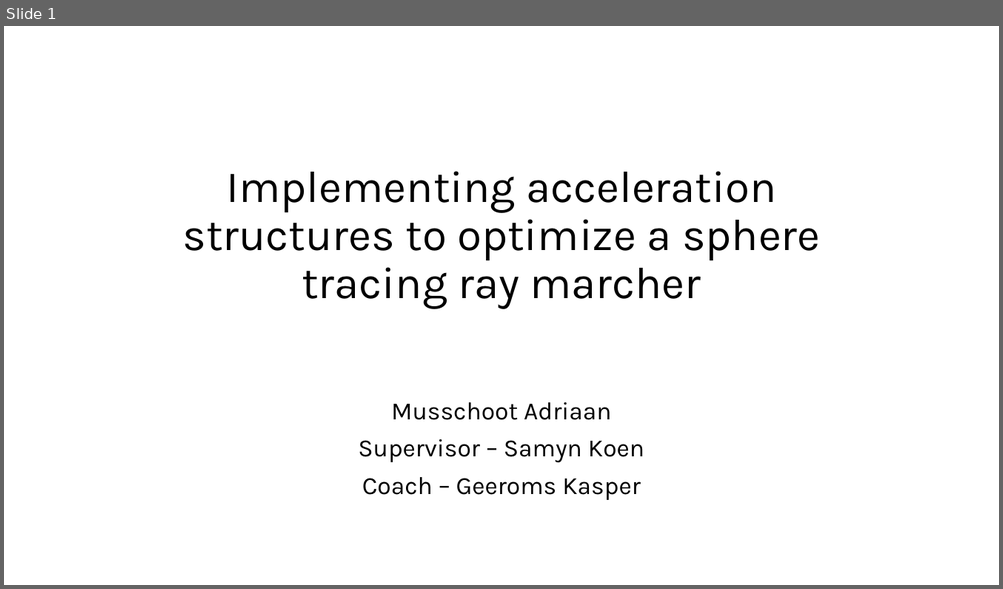
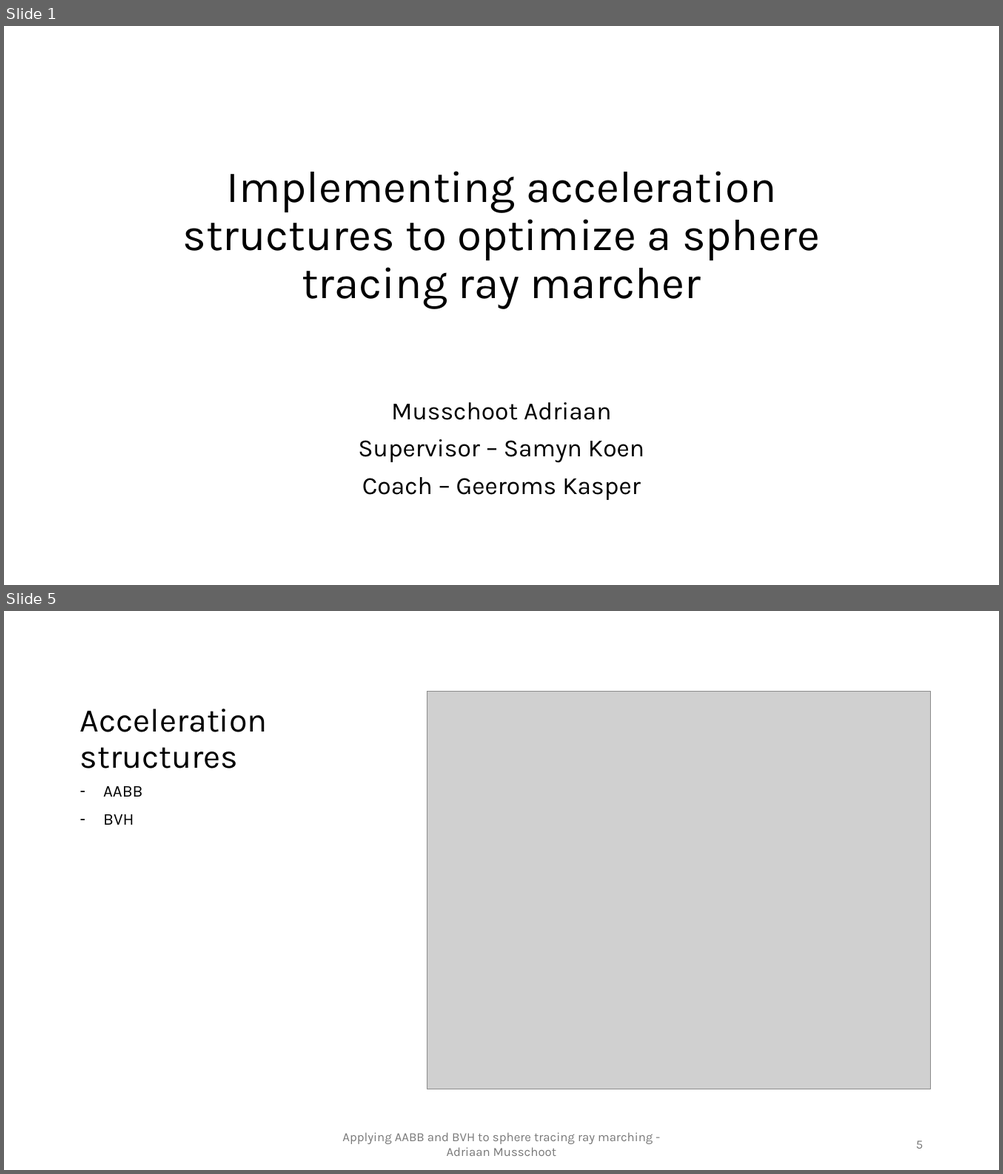
Before and after one commit to AdriaanMusschoot/GraduationWork, a slide deck: PresentationBachelorProef.pptx. Shown one above the other, each under a label of ours: slide 1 before the commit, slides 1 and 5 after it; the slides between them are not shown. The pictures are 1003x589 and 1003x1174 pixels, drawn with LibreOffice and Linux fonts; fonts in the diff are those of the drawing; grey boxes stand for pictures; background and template pictures are left out. Boxes give left, top, right and bottom in pixels: in the first picture for what was removed or moved away, otherwise in the second. Text is boxed around its words. In the diff, an @@ line names an element or a change of style, - is before the commit and + after.

```diff
--- a/PresentationBachelorProef.pptx
+++ b/PresentationBachelorProef.pptx
@@ slide 5 added at [4,611,999,1170], background #FFFFFF @@
@@ picture added at [427,692,930,1089] @@
@@ title added at [80,709,267,769], 32 pt, text #000000 @@
+Acceleration structures
@@ text added at [103,786,142,825], 16 pt, text #000000 @@
+– AABB
+– BVH
@@ text added at [342,1133,652,1156], 12 pt, text #797979 @@
+Applying AABB and BVH to sphere tracing ray marching - Adriaan Musschoot
@@ page number added at [916,1141,922,1149], 12 pt, text #797979 @@
+5
```
Also in this commit, not shown: 2 slides changed, 2 other slides added, 1 other file.
